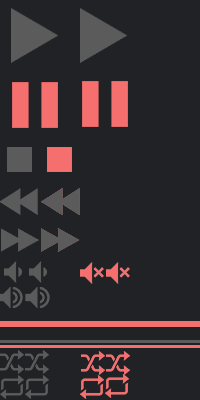
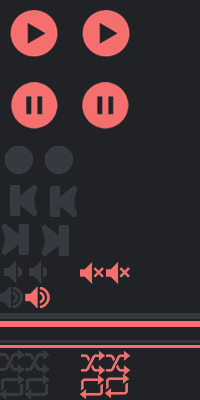
Layer changes from the first 200×400 image to the second:
added group "3rd style" (1st of 2) with 29 layers above "2nd style" over box(0, 10, 200, 399)
added layer "Rectangle 2 copy 4" in group "3rd style" over box(0, 340, 200, 343)
hid "Rectangle 2 copy 3" (2nd of 4, in "3rd style"), moved it into group "3rd style" over box(0, 340, 200, 343)
showed "Rectangle 2 copy 3" (4th of 4, in "3rd style"), moved it into group "3rd style", painted on it over box(0, 313, 200, 319)
added group "3rd style" (2nd of 2, in "3rd style") with 23 layers in group "3rd style" over box(0, 10, 130, 399)
added layer "icons8_Repeat_96px copy 5" in group "3rd style" over box(25, 375, 49, 399)
added layer "icons8_Repeat_96px copy 4" in group "3rd style" over box(0, 375, 24, 399)
added layer "icons8_Shuffle_96px_1 copy 5" in group "3rd style" over box(25, 350, 49, 374)
added layer "icons8_Shuffle_96px_1 copy 4" in group "3rd style" over box(0, 350, 24, 374)
added layer "previous copy 3" in group "3rd style" over box(42, 225, 69, 256)
added layer "previous copy 2" in group "3rd style" over box(2, 224, 29, 255)
added layer "previous copy" in group "3rd style" over box(50, 186, 77, 217)
added layer "previous" (1st of 3, in "3rd style" › "3rd style") in group "3rd style" over box(10, 185, 37, 216)
added layer "stop copy" in group "3rd style" over box(45, 146, 73, 174)
added layer "stop" (1st of 3, in "3rd style" › "3rd style") in group "3rd style" over box(5, 146, 33, 174)
added layer "puse copy" in group "3rd style" over box(82, 82, 129, 129)
added layer "puse" (1st of 3, in "3rd style" › "3rd style") in group "3rd style" over box(11, 82, 58, 129)
added layer "play copy" in group "3rd style" over box(82, 10, 130, 57)
added layer "play" (1st of 3, in "3rd style" › "3rd style") in group "3rd style" over box(10, 10, 58, 57)
hid group "2nd style" (25 layers) over box(0, 8, 200, 399)
hid "icons8_Shuffle_96px_1 copy" over box(25, 350, 49, 374)
…and 12 more changes (5 added, 7 visibility)
